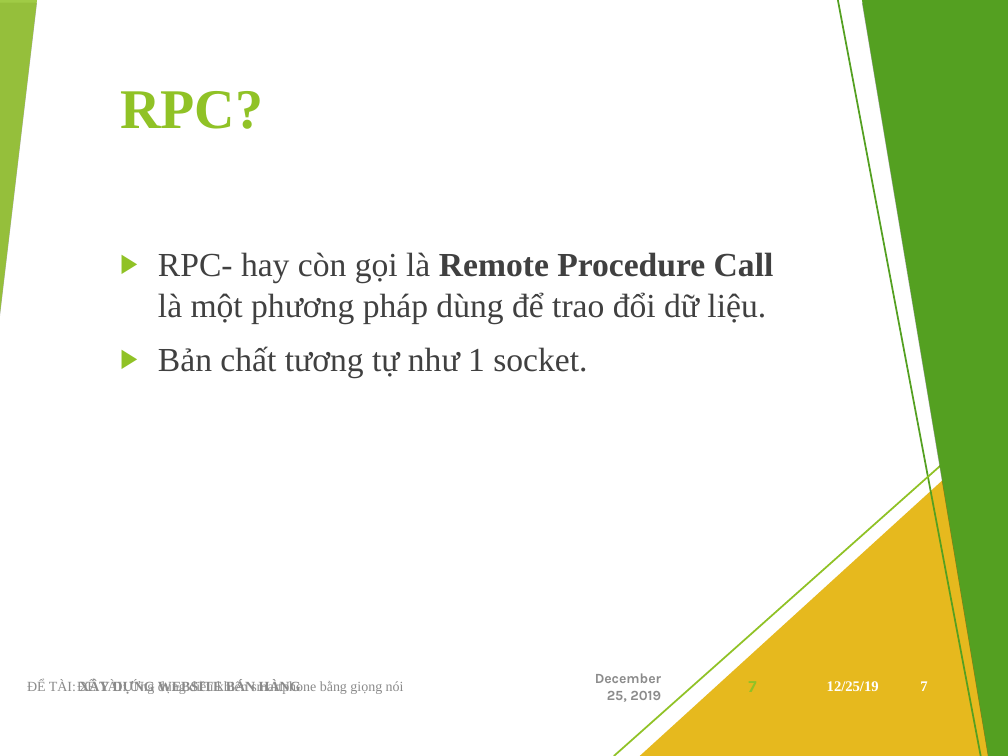
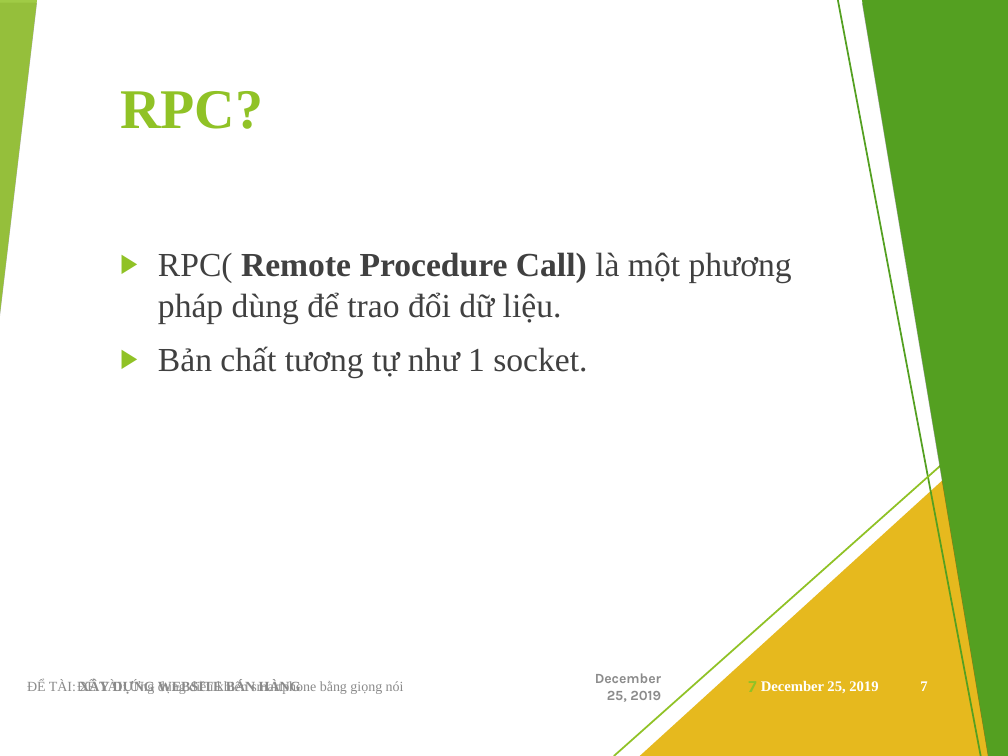
Before and after one commit to viet97/doandocs, a slide deck: slide 7 of DATN_Presentation.pptx. Drawn at 1008x756 pixels with LibreOffice and Linux fonts; fonts in the diff are those of the drawing. Boxes give left, top, right and bottom in pixels: in the first picture for what was removed or moved away, otherwise in the second. Text is boxed around its words. In the diff, an @@ line names an element or a change of style, - is before the commit and + after.

```diff
--- a/DATN_Presentation.pptx
+++ b/DATN_Presentation.pptx
@@ text at bbox=[158, 252, 792, 323]: text changed @@
-▶ RPC- hay còn gọi là Remote Procedure Call là một phương pháp dùng để trao đổi dữ liệu.
+▶ RPC( Remote Procedure Call) là một phương pháp dùng để trao đổi dữ liệu.
@@ text at bbox=[761, 680, 878, 693]: text changed @@
-12/25/19
+December 25, 2019
```
Also in this commit, not shown: 11 other slides changed, 1 slide added, 1 other file.
